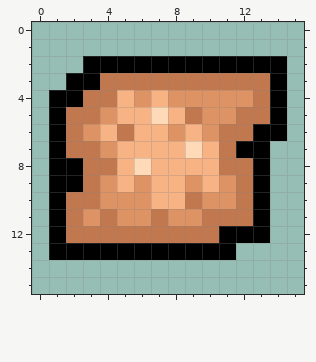
Edited in one commit: pixel-art sprite (resources/iron.png). Above is the file before it was changed.
The file is 16x16 pixels.
After:
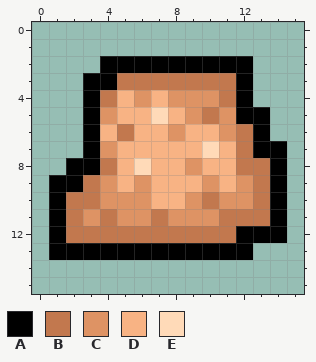
Palette (. is transparent): A #000000  B #c2784e  C #de9364  D #f8b384  E #ffdab8
Edits made:
y 2: x 3 A -> .; x 13..14 AA -> ..
y 3: x 2 A -> .; x 4 B -> A; x 12..14 BBA -> A..
y 4: x 1..3 AAB -> ..A; x 11..14 CCBA -> BA..
y 5: x 1..3 ABB -> ..A; x 9..10 BC -> CB; x 12..14 BBA -> AA.
y 6: x 1..3 ABC -> ..A; x 10..11 CB -> DC; x 14 A -> .
y 7: x 1..3 ABB -> ..A; x 9..12 EDBA -> DEDB; x 14 . -> A
y 8: x 1 A -> .; x 3 B -> A; x 9 D -> C; x 11 B -> D; x 13..14 A. -> BA
y 9: x 9..14 CDCBA. -> DCDCBA
y 10: x 9..10 BC -> CB; x 12..14 BA. -> CBA
y 11: x 10 B -> C; x 13..14 A. -> BA
y 12: x 11 A -> B; x 14 . -> A
y 13: x 12 . -> A
